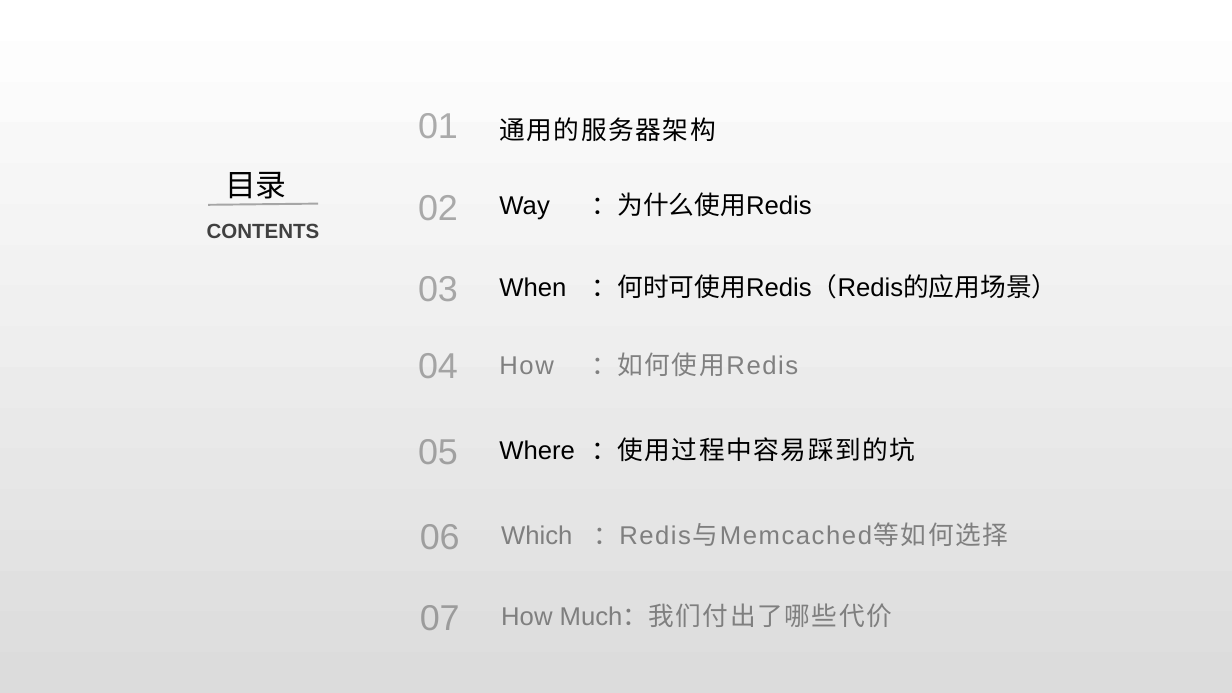
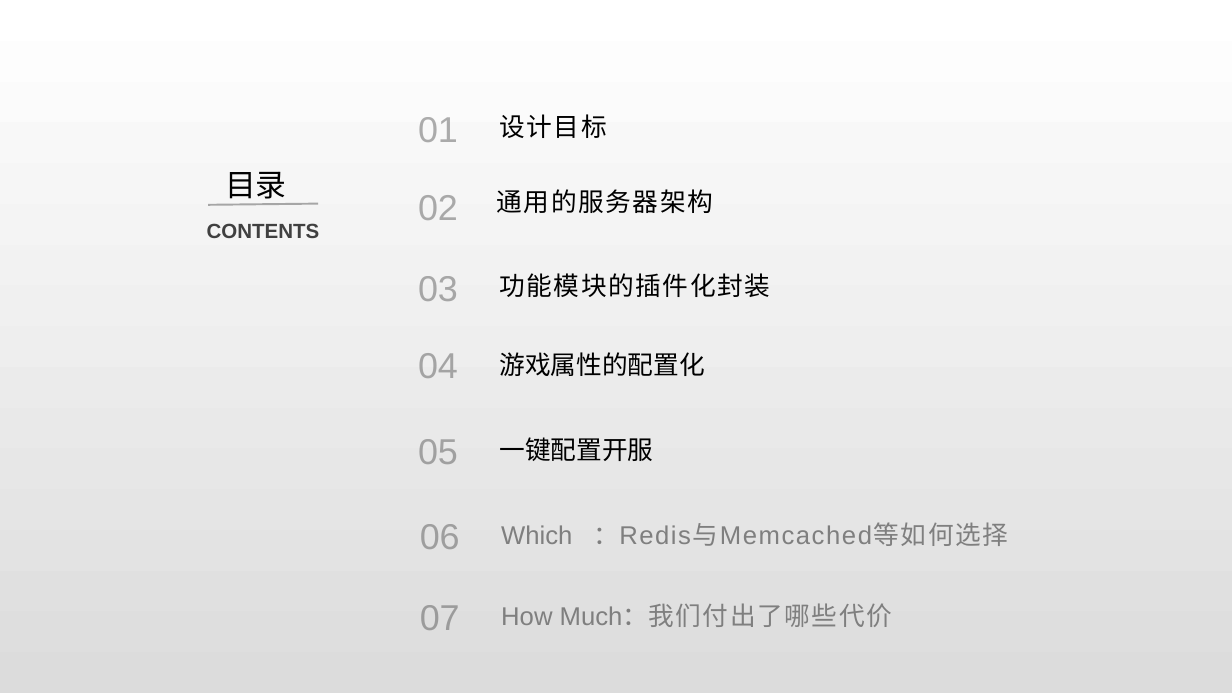
Before and after one commit to lori227/KFrame, a slide deck: slide 2 of _doc/KFrame.pptx. Drawn at 1232x693 pixels with LibreOffice and Linux fonts; fonts in the diff are those of the drawing. Boxes give left, top, right and bottom in pixels: in the first picture for what was removed or moved away, otherwise in the second. Text is boxed around its words. In the diff, an @@ line names an element or a change of style, - is before the commit and + after.

```diff
--- a/_doc/KFrame.pptx
+++ b/_doc/KFrame.pptx
@@ text "01": place and size @@
-text "01" at [418,113,458,138]
+text "01" at [418,117,458,142]
@@ text added at [499,114,606,138], 20 pt, text #000000 @@
+设计目标
@@ text "通用的服务器架构": place and size @@
-text "通用的服务器架构" at [499,117,715,141]
+text "通用的服务器架构" at [497,189,713,213]
@@ text removed at [499,192,812,220] @@
-Way ：为什么使用Redis
@@ text at [499,273,770,297]: text changed @@
-When ：何时可使用Redis（Redis的应用场景）
+功能模块的插件化封装
@@ text at [499,352,705,376]: text changed; text colour #808080 to #000000 @@
-How ：如何使用Redis
+游戏属性的配置化
@@ text at [499,437,653,461]: text changed @@
-Where ：使用过程中容易踩到的坑
+一键配置开服
```
Also in this commit, not shown: 4 slides added, 3 slides removed, 2 other files.
